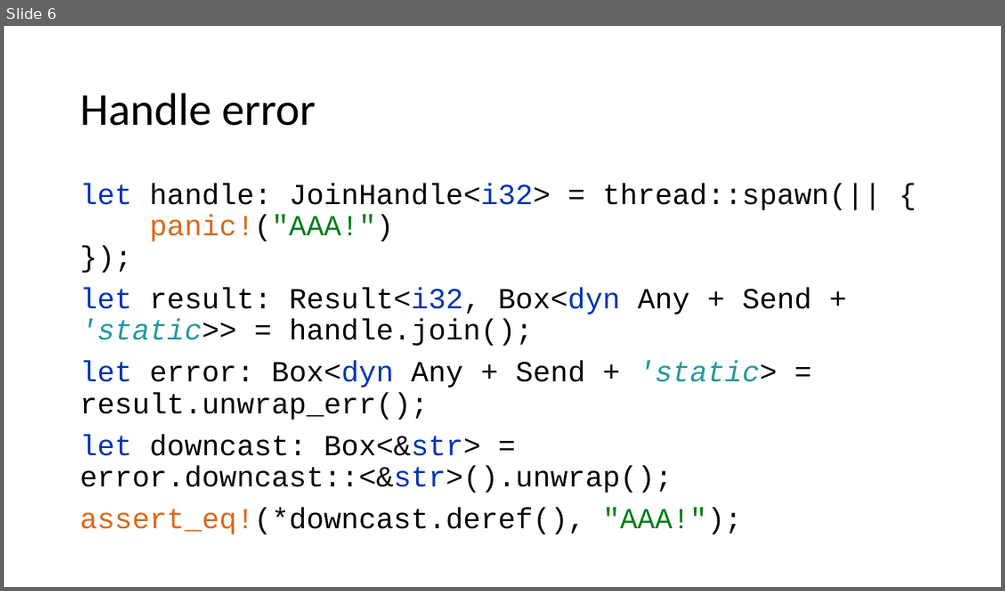
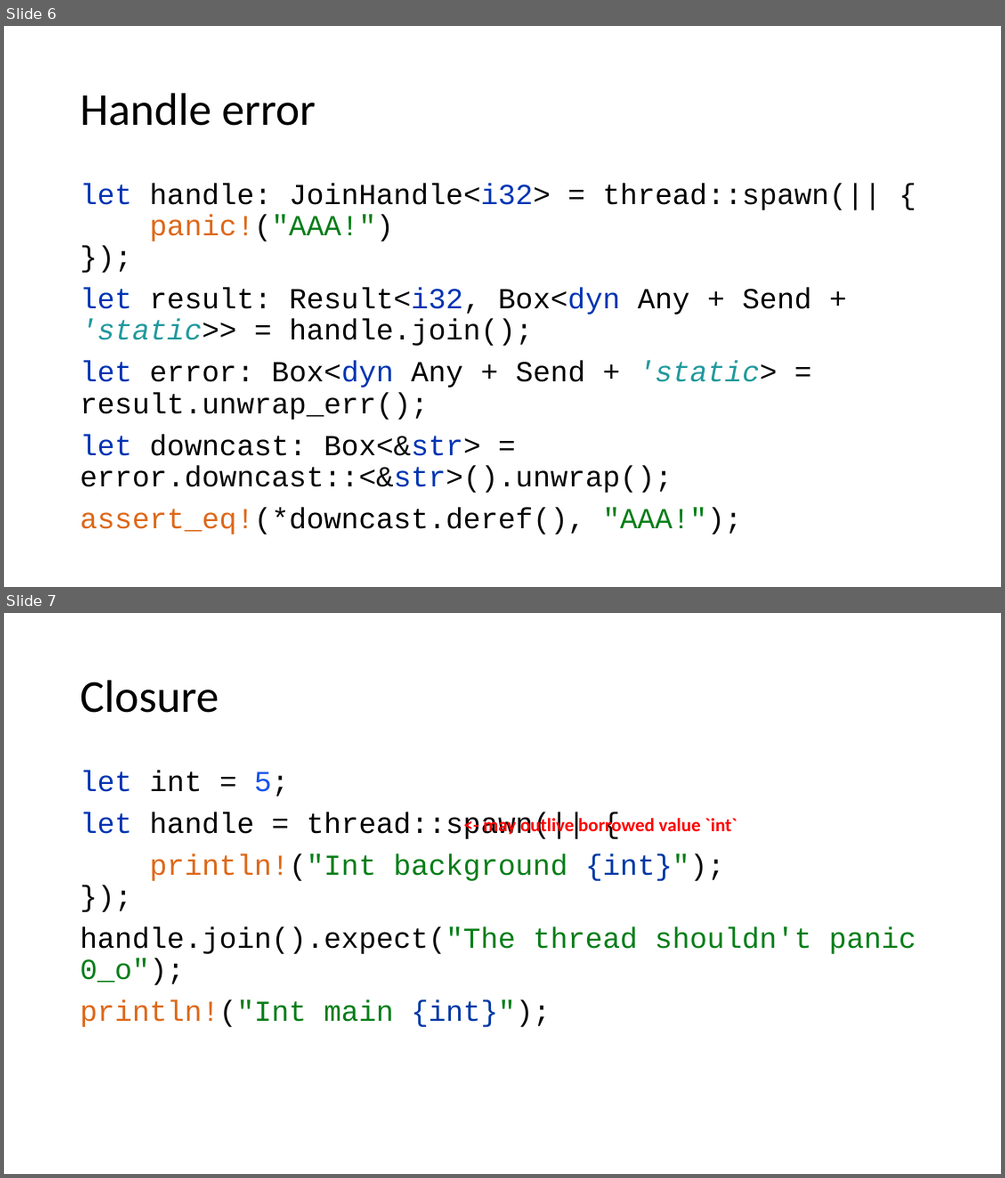
Before and after one commit to kugushev/course-rust-basics, a slide deck: src/11-Multithreading/11-Multithreading.pptx. Shown one above the other, each under a label of ours: slide 6 before the commit, slides 6 and 7 after it. The pictures are 1005x591 and 1005x1178 pixels, drawn with LibreOffice and Linux fonts; fonts in the diff are those of the drawing. Boxes give left, top, right and bottom in pixels: in the first picture for what was removed or moved away, otherwise in the second. Text is boxed around its words. In the diff, an @@ line names an element or a change of style, - is before the commit and + after.

```diff
--- a/src/11-Multithreading/11-Multithreading.pptx
+++ b/src/11-Multithreading/11-Multithreading.pptx
@@ slide 7 added at bbox=[4, 613, 1001, 1174], background #FFFFFF @@
@@ title added at bbox=[80, 680, 218, 713], 44 pt, text #000000 @@
+Closure
@@ text added at bbox=[80, 770, 916, 1027], 28 pt, text #067D17 @@
+let int = 5;
+let handle = thread::spawn(|| {
+println!("Int background {int}");
+});
+handle.join().expect("The thread shouldn't panic 0_o");
+println!("Int main {int}");
@@ text added at bbox=[483, 815, 736, 836], 18 pt, text #FF0000, bold @@
+<- may outlive borrowed value `int`
```
Also in this commit, not shown: 28 other slides added, 1 slide removed.
